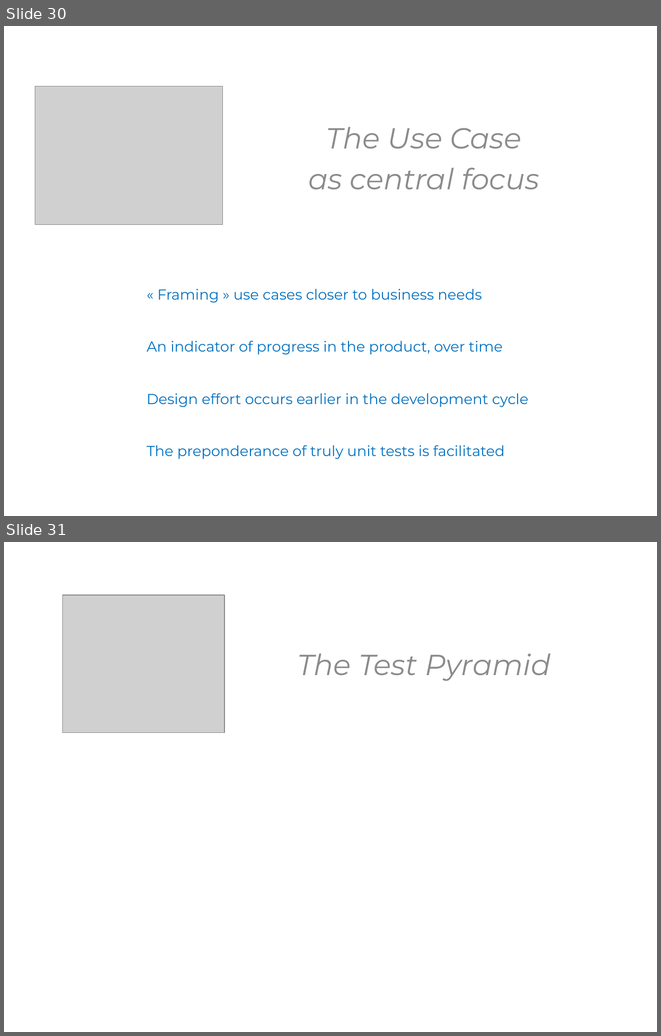
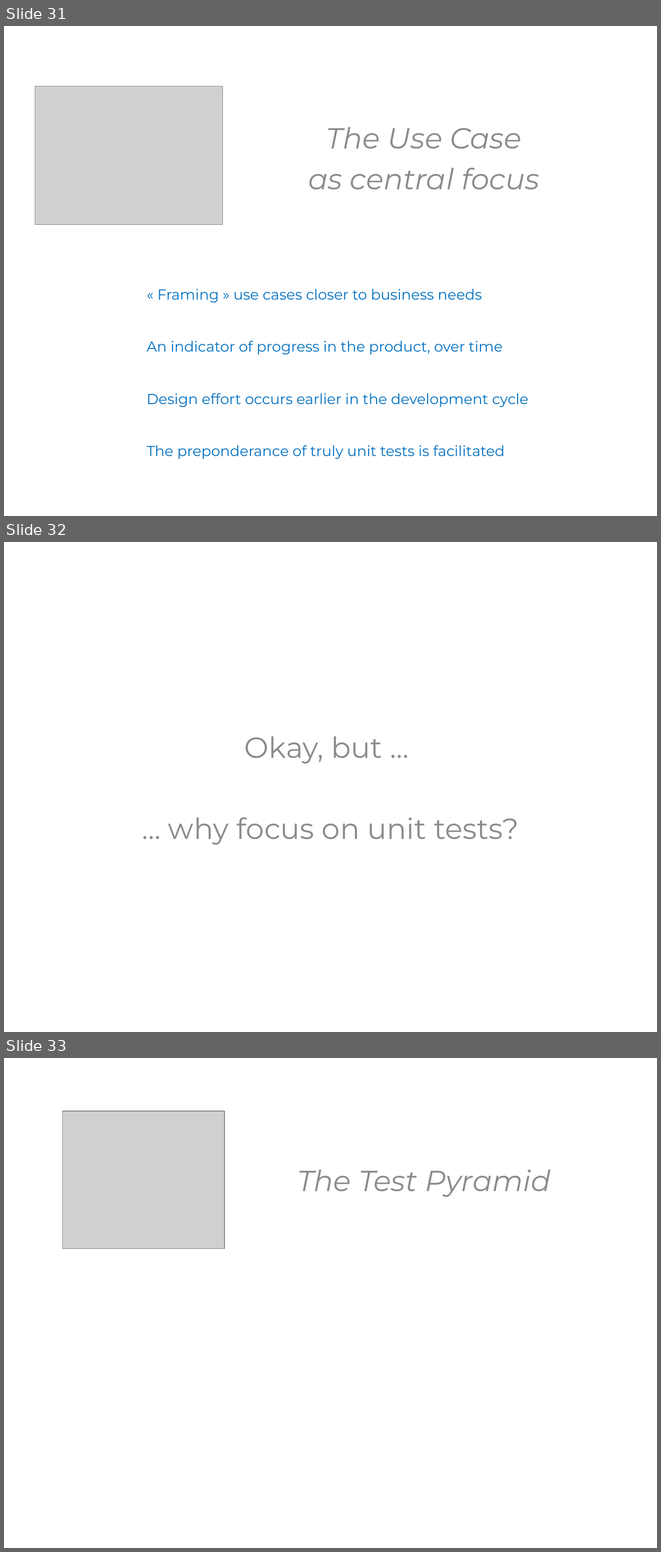
Before and after one commit to KhrisFernandez/tdd, a slide deck: outside-in/resources/TDD - Outside In - EN.pptx. Shown one above the other, each under a label of ours: slides 30 and 31 before the commit, slides 31, 32 and 33 after it. The pictures are 661x1036 and 661x1552 pixels, drawn with LibreOffice and Linux fonts; fonts in the diff are those of the drawing; grey boxes stand for pictures. Boxes give left, top, right and bottom in pixels: in the first picture for what was removed or moved away, otherwise in the second. Text is boxed around its words. In the diff, an @@ line names an element or a change of style, - is before the commit and + after.

```diff
--- a/outside-in/resources/TDD - Outside In - EN.pptx
+++ b/outside-in/resources/TDD - Outside In - EN.pptx
@@ slide 32 added at <box>4,542,657,1032</box>, background #FFFFFF @@
@@ text added at <box>168,736,519,845</box>, 32 pt, text #8B8B8B @@
+Okay, but …
+… why focus on unit tests?
@@ what was slide 30 is now slide 31 @@
@@ what was slide 31 is now slide 33 @@
```
Also in this commit, not shown: 2 other slides added, 3 other files.
